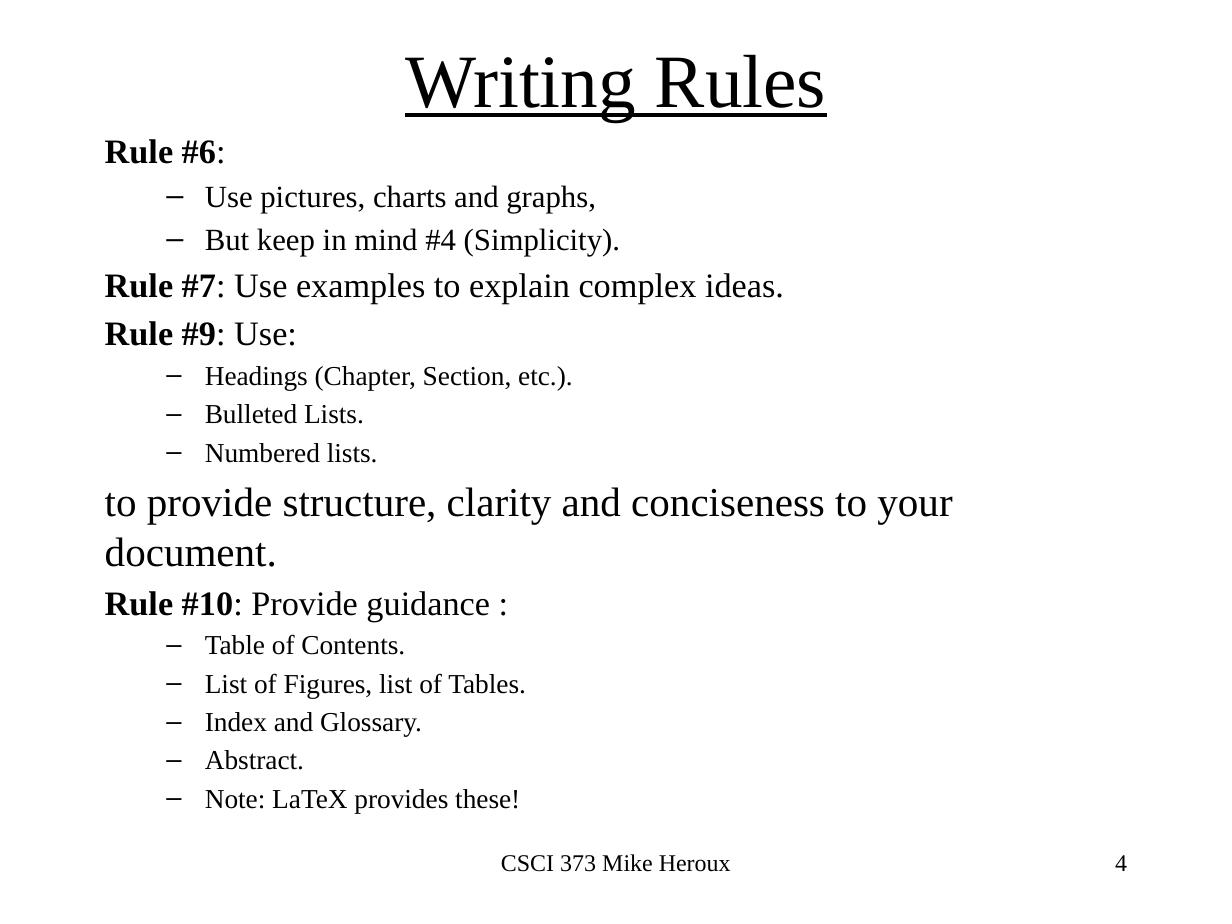
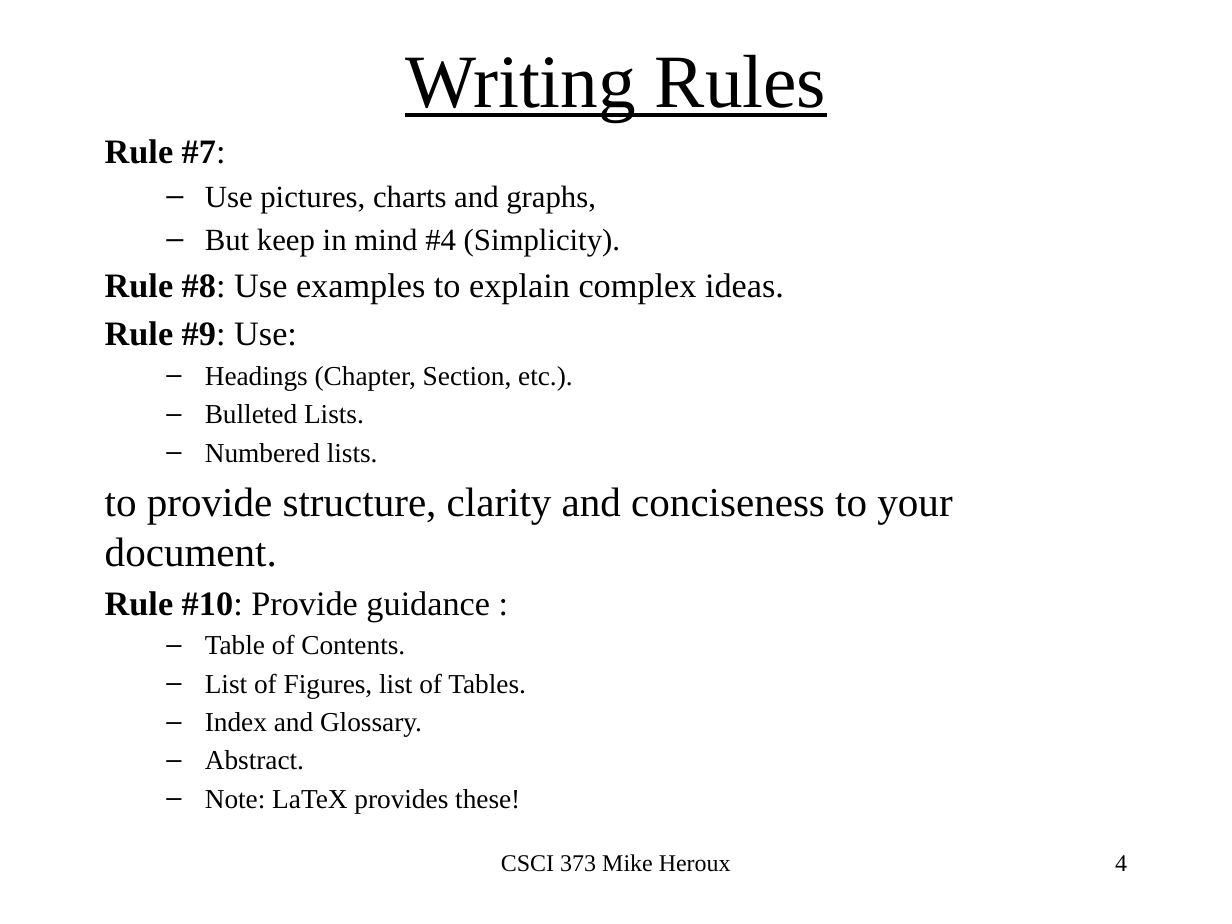
Before and after one commit to maherou/Teaching, a slide deck: slide 4 of files/CS373/TechWritingSpeaking2.0.pptx. Drawn at 1232x924 pixels with LibreOffice and Linux fonts; fonts in the diff are those of the drawing. Boxes give left, top, right and bottom in pixels: in the first picture for what was removed or moved away, otherwise in the second. Text is boxed around its words. In the diff, an @@ line names an element or a change of style, - is before the commit and + after.

```diff
--- a/files/CS373/TechWritingSpeaking2.0.pptx
+++ b/files/CS373/TechWritingSpeaking2.0.pptx
@@ text at [105,139,226,164]: text changed @@
-Rule #6:
+Rule #7:
@@ text at [105,273,784,304]: text changed @@
-Rule #7: Use examples to explain complex ideas.
+Rule #8: Use examples to explain complex ideas.
```
Also in this commit, not shown: 2 other files.
